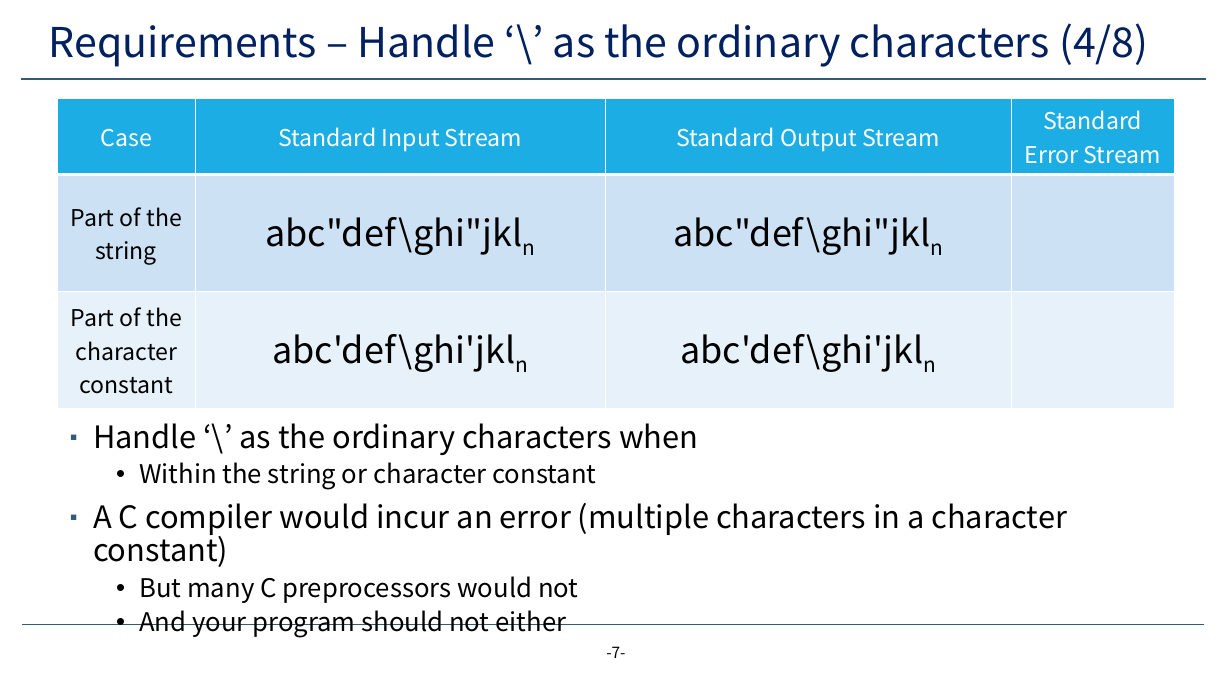
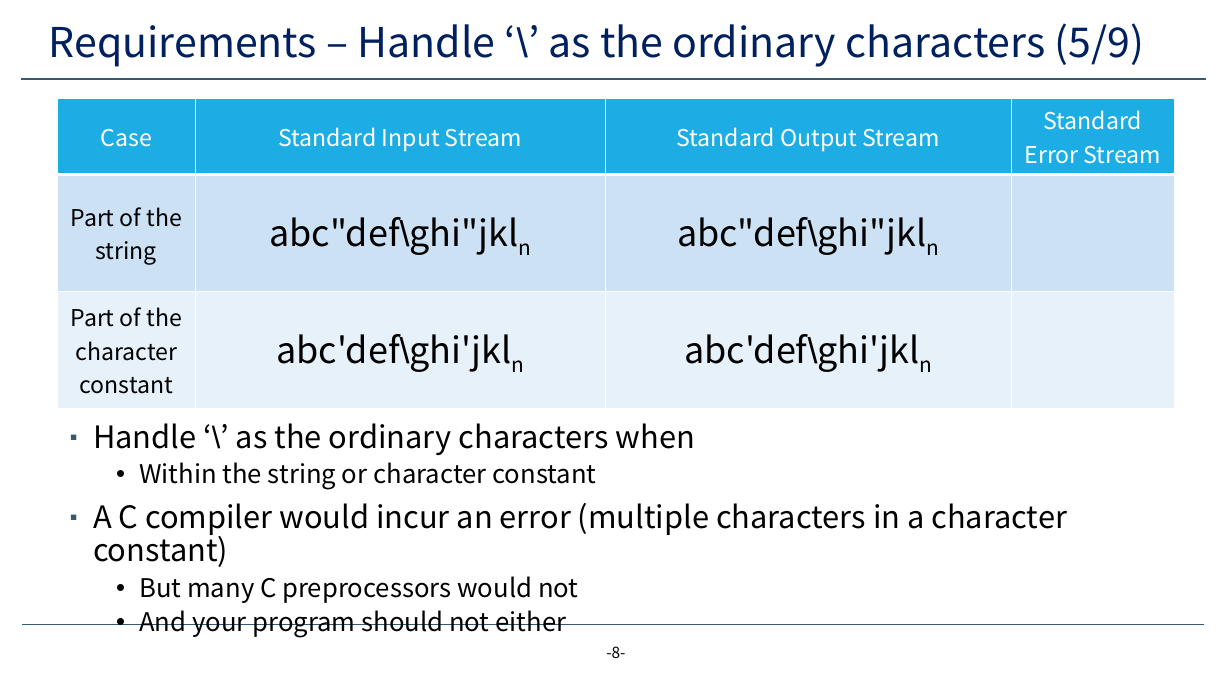
Before and after one commit to yeonjae11/3_2_SYSTEM, a slide deck: slide 8 of assignment1/lab-1-decommenter.pptx (slide 7 before the commit). Drawn at 1232x693 pixels with LibreOffice and Linux fonts; fonts in the diff are those of the drawing; background and template pictures are left out. Boxes give left, top, right and bottom in pixels: in the first picture for what was removed or moved away, otherwise in the second. Text is boxed around its words. In the diff, an @@ line names an element or a change of style, - is before the commit and + after.

```diff
--- a/assignment1/lab-1-decommenter.pptx
+++ b/assignment1/lab-1-decommenter.pptx
@@ title at box(49, 23, 1144, 67): text changed @@
-Requirements – Handle ‘\’ as the ordinary characters (4/8)
+Requirements – Handle ‘\’ as the ordinary characters (5/9)
@@ table at box(57, 98, 1175, 400) @@
@@ font Noto Sans CJK KR to Arial in "abc"def\ghi"jkln", "abc"def\ghi"jkln", "abc'def\ghi'jkln", "abc'def\ghi'jkln" @@
@@ text at box(93, 423, 695, 455): font Noto Sans CJK KR to Arial in "‘\’" @@
@@ page number at box(606, 646, 625, 658): text changed @@
--7-
+-8-
```
Also in this commit, not shown: 11 other slides changed, 1 slide added, 2 other files.
